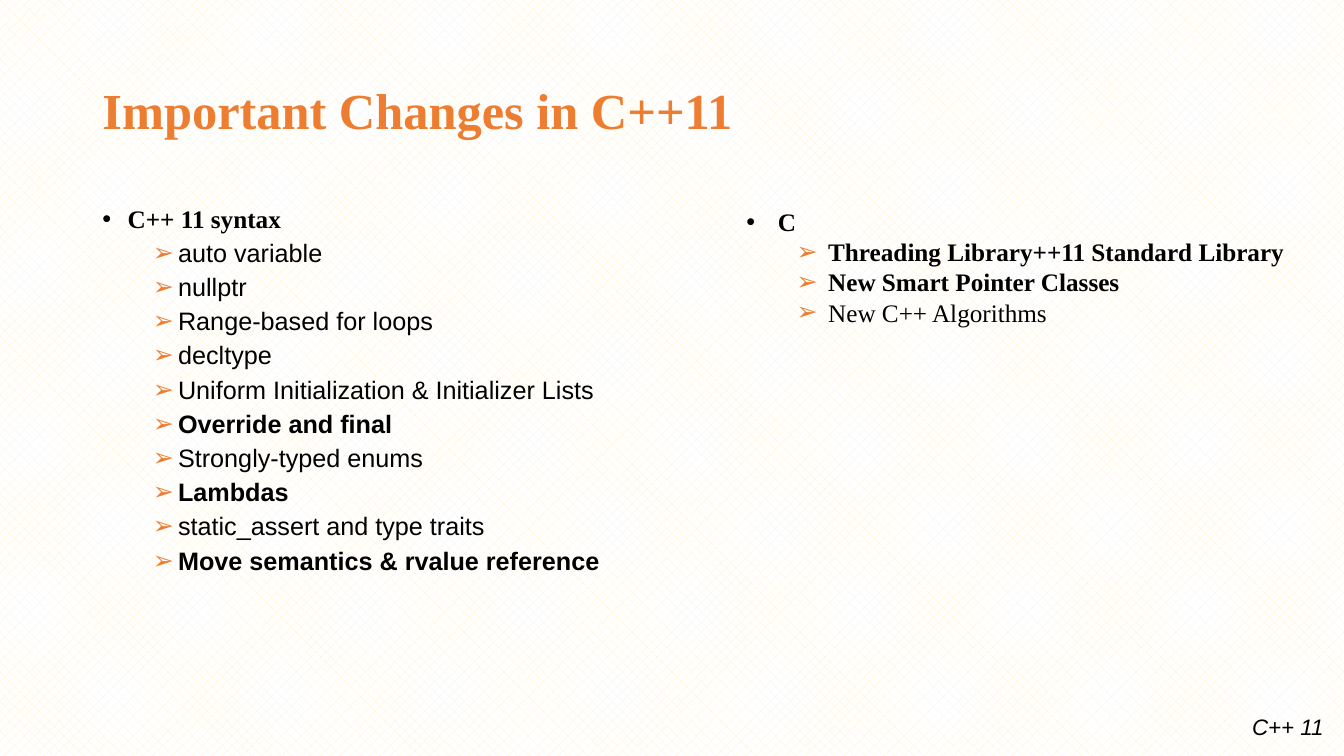
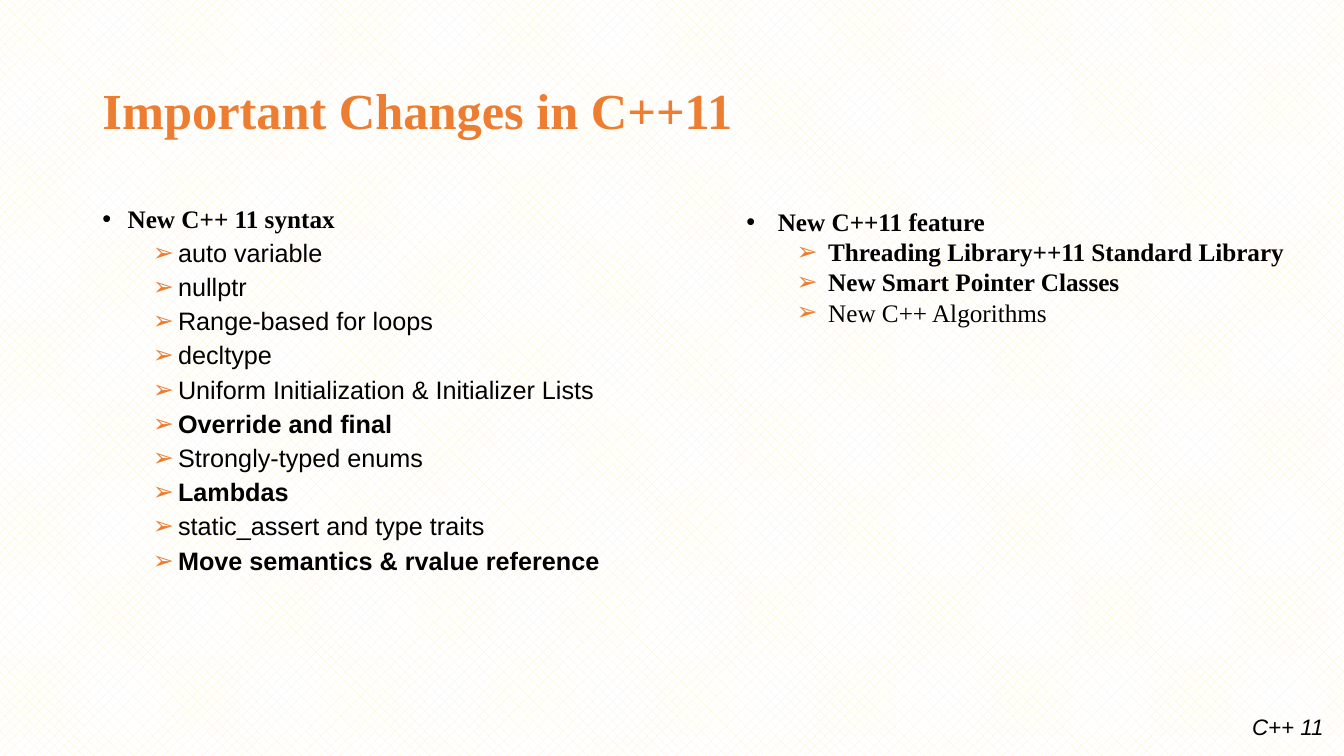
Before and after one commit to minhthedt/hello-world, a slide deck: slide 5 of Training/LG_Training_C++11.pptx. Drawn at 1344x756 pixels with LibreOffice and Linux fonts; fonts in the diff are those of the drawing; background and template pictures are left out. Boxes give left, top, right and bottom in pixels: in the first picture for what was removed or moved away, otherwise in the second. Text is boxed around its words. In the diff, an @@ line names an element or a change of style, - is before the commit and + after.

```diff
--- a/Training/LG_Training_C++11.pptx
+++ b/Training/LG_Training_C++11.pptx
@@ text at <box>128,211,335,234</box>: text changed @@
-• C++ 11 syntax
+• New C++ 11 syntax
@@ text at <box>778,213,985,232</box>: text changed @@
-• C
+• New C++11 feature
```
Also in this commit, not shown: 2 other slides changed, 13 other files.
